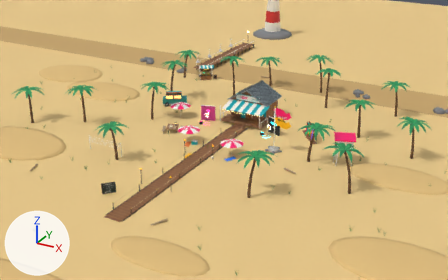
Two versions of the glTF model models/beach.glb, one commit apart.
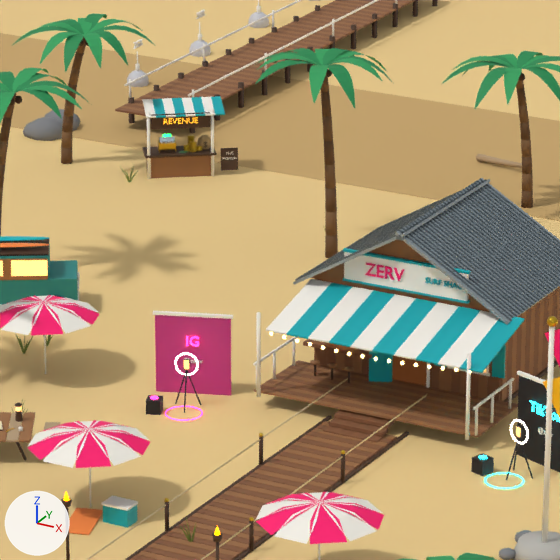
Each version appears first from a 50 mm lens placed at (47.1, -89.2, 42.5), pointed at (-1.7, -0.6, -1.8), and next in a close-up on the part from 38% to 62% of the width and 17% to 54% of the height. The lights are fixed; the arrows at lower left show +X, +Y and +Z. The last two pictures show the newer version. Where no turn or scale is listed for an object, it has been applied to the vertices.

The first close-up shows 'awning', 'awning.001', 'bw', 'bw.001', 'corr', 'counter', 'deck.001', 'ground', 'tin', 'ugore', 'ugore.001', 'wetsand' and 59 more.
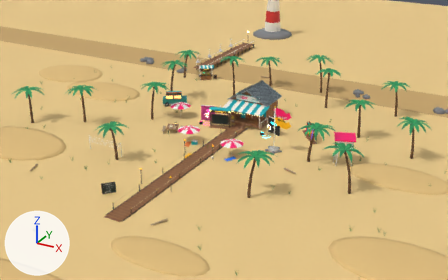
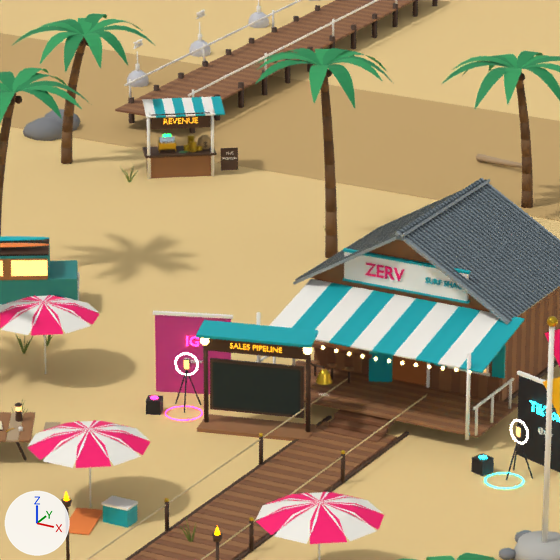
Edits to the bpy script that builds the scene:
```text
Add mat_pipeblank:
    mat_pipeblank = principled_material('pipeblank')
    mat_pipeblank.base_color = (0.013, 0.0232, 0.0194)  # black #1e2a26
    mat_pipeblank.roughness = 0.9
Add me_cube_461_1:
    me_cube_461_1.from_pydata([(-1.78, -0.9, 3.27), (-1.78, -0.92, 3.37), (-2.03, 0.05, 3.43), (-2.02, 0.04, 3.53), (2.0, 0.06, 3.27), (2.0, 0.04, 3.37), (1.75, 1.02, 3.43), (1.76, 1.0, 3.53)], [], [(0, 1, 3), (0, 3, 2), (2, 3, 7), (2, 7, 6), (6, 7, 5), (6, 5, 4), (4, 5, 1), (4, 1, 0), (2, 6, 4), (2, 4, 0), (7, 3, 1), (7, 1, 5)])
    me_cube_461_1.materials.append(mat_teal)  # cyan #00a8b0
Add me_sphere_124_1:
    me_sphere_124_1.from_pydata(...)  # 104 vertices, 200 faces; spans x -1.83..1.88, y -0.68..0.49, z 2.89..3.21
    me_sphere_124_1.materials.append(mat_bulb)  # beige #fff2c8, glowing yellow #ffdc8a
Add me_pheadtxt:
    me_pheadtxt.from_pydata(...)  # 362 vertices, 684 faces; spans x -0.84..0.89, y -0.35..0.15, z 2.87..3.06
    me_pheadtxt.materials.append(mat_signgold)  # yellow #ffd36b, glowing orange #ffb000
Add me_cube_458:
    me_cube_458.from_pydata([(-1.68, -1.1, 0.0), (-1.68, -1.1, 0.12), (-2.0, 0.16, 0.0), (-2.0, 0.16, 0.12), (2.0, -0.16, 0.0), (2.0, -0.16, 0.12), (1.68, 1.1, 0.0), (1.68, 1.1, 0.12)], [], [(0, 1, 3), (0, 3, 2), (2, 3, 7), (2, 7, 6), (6, 7, 5), (6, 5, 4), (4, 5, 1), (4, 1, 0), (2, 6, 4), (2, 4, 0), (7, 3, 1), (7, 1, 5)])
    me_cube_458.materials.append(mat_plank)  # brown #9a6b43
Add me_plane_009_1:
    me_plane_009_1.from_pydata([(-1.44, -0.44, 0.7), (1.47, 0.3, 0.7), (-1.44, -0.44, 2.3), (1.47, 0.3, 2.3)], [], [(0, 1, 3), (0, 3, 2)])
    me_plane_009_1.materials.append(mat_pipeblank)  # black #1e2a26
Add me_cylinder_139:
    me_cylinder_139.from_pydata(...)  # 102 vertices, 180 faces; spans x -1.77..2.4, y -0.52..0.51, z 0.0..3.3
    me_cylinder_139.materials.append(mat_darkwood)  # brown #4b3220
Add me_bell:
    me_bell.from_pydata(...)  # 65 vertices, 112 faces; spans x 2.062..2.616, y 0.062..0.616, z 2.05..2.49
    me_bell.materials.append(mat_goldball)  # yellow #d4af37
Add ob_proof:
    ob_proof = bpy.data.objects.new('proof', me_cube_461_1)
    ob_proof.location = (-3.1, 0.6, 0.0)
Add ob_plantern:
    ob_plantern = bpy.data.objects.new('plantern', me_sphere_124_1)
    ob_plantern.location = (-3.1, 0.6, 0.0)
Add ob_pheadtxt:
    ob_pheadtxt = bpy.data.objects.new('pheadtxt', me_pheadtxt)
    ob_pheadtxt.location = (-3.1, 0.6, 0.0)
Add ob_pbase:
    ob_pbase = bpy.data.objects.new('pbase', me_cube_458)
    ob_pbase.location = (-3.1, 0.6, 0.0)
Add ob_keep_pipeline_board:
    ob_keep_pipeline_board = bpy.data.objects.new('KEEP_pipeline_board', me_plane_009_1)
    ob_keep_pipeline_board.location = (-3.1, 0.6, 0.0)
Add ob_bellarm:
    ob_bellarm = bpy.data.objects.new('bellarm', me_cylinder_139)
    ob_bellarm.location = (-3.1, 0.6, 0.0)
Add ob_bell:
    ob_bell = bpy.data.objects.new('bell', me_bell)
    ob_bell.location = (-3.1, 0.6, 0.0)
```

Boxes (x1, y1, x2, y2) around the edits, measured in the close-ups (560 x 560 px):
'KEEP_pipeline_board', added (black): after (213, 362, 300, 415)
'bellarm', added (brown): after (203, 339, 325, 432)
'proof', added (cyan): after (196, 320, 318, 348)
'pbase', added (brown): after (197, 414, 317, 441)
'bell', added: after (316, 369, 333, 385)
'pheadtxt', added: after (230, 343, 282, 353)
'plantern', added: after (200, 338, 312, 355)
